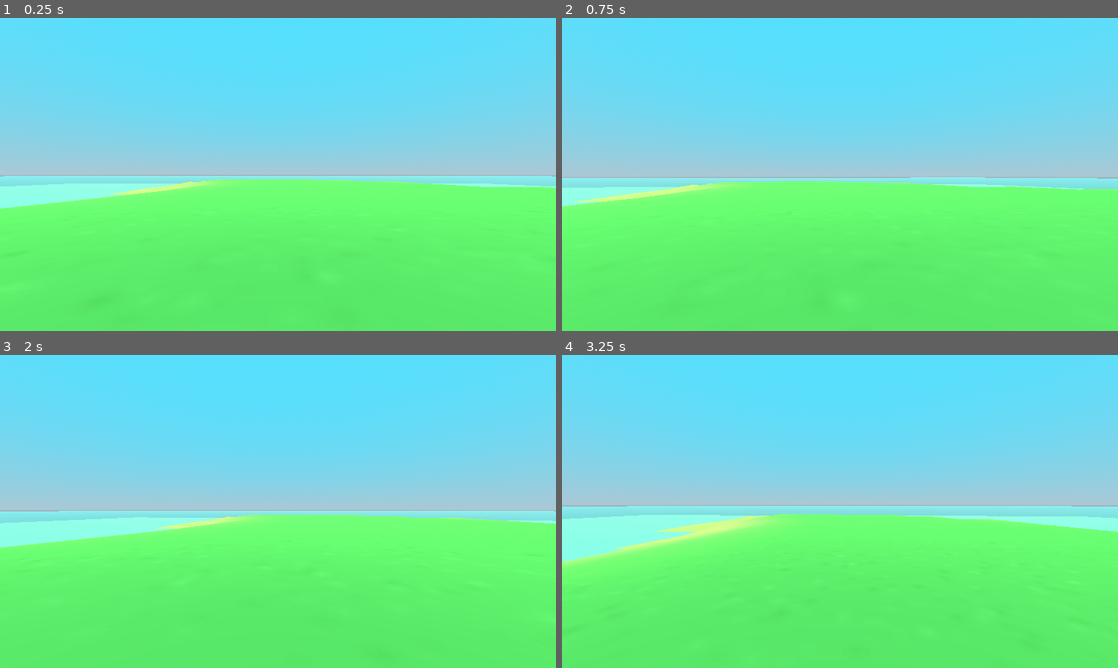
Above: before the commit, frames 1-4 (two rows, left to right).
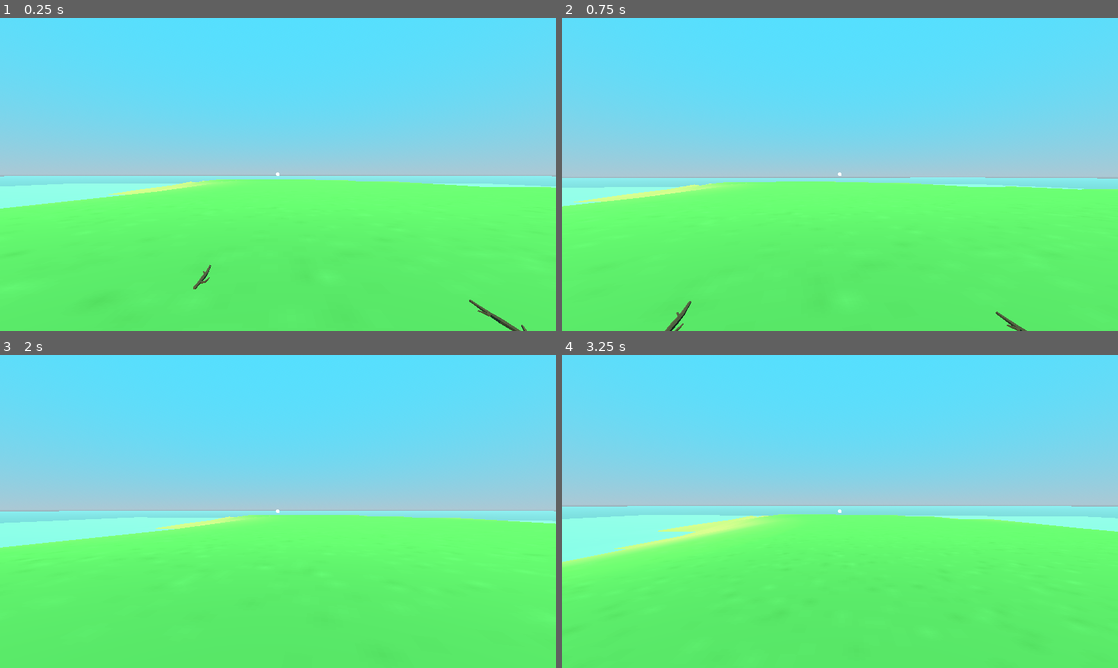
Above: after the commit, the same moments.

Repository: JulioEvencio/study-3d-godot
Game: Godot game, scene res://scenes/scenarios/island.tscn
Two runs of this game, one before a commit and one after it. Both use one fixed random seed, a clock stepped at 60 frames per second and the inputs below.
Inputs (mouse positions are in pixels of both pictures, inside the frame that each line leads up to):
- Up to frame 1 (0.25 s): no input
- Up to frame 2 (0.75 s): tap Enter at 0.5 s; move the mouse to (867, 174) at 0.52 s; hold W (move_forward) from 0.53 s (still down); tap E (interact) at 0.6 s
- Up to frame 3 (2 s): keep holding W (move_forward); tap Space (jump) at 0.77, 1.52 s; move the mouse to (250, 511) at 1.27 s; tap E (interact) at 1.35 s
- Up to frame 4 (3.25 s): keep holding W (move_forward); move the mouse to (851, 505) at 2.02 s; hold Shift (sprint) 2.03-2.78 s; tap E (interact) at 2.3, 2.85 s; move the mouse to (834, 517) at 2.77 s; tap Space (jump) at 3.02 s

The runs differ from the first frame. In frame 1, 0.2% of the frame differs, in the area x 34-95%, y 49-100%; in frame 2, 0.2%; in frame 3, less than 0.1%; in frame 4, less than 0.1%.

Commit message:
refactor: system for collect itens

Diff:
--- a/Study 3D Godot/project.godot
+++ b/Study 3D Godot/project.godot
@@ -15,10 +15,6 @@
 config/features=PackedStringArray("4.2", "Forward Plus")
 config/icon="res://icon.svg"
 
-[autoload]
-
-EventSystem="*res://old/scripts/event_system.gd"
-
 [display]
 
 window/size/viewport_width=1920
@@ -26,6 +22,10 @@
 window/size/mode=3
 window/stretch/mode="canvas_items"
 window/stretch/aspect="expand"
+
+[filesystem]
+
+import/blender/enabled=false
 
 [input]
 
@@ -72,7 +72,7 @@
 
 [layer_names]
 
-3d_physics/layer_1="ground"
-3d_physics/layer_2="player"
-3d_physics/layer_3="mob"
-3d_physics/layer_4="interactable"
+3d_physics/layer_1="player"
+3d_physics/layer_2="tiles"
+3d_physics/layer_3="objects"
+3d_physics/layer_4="mobs"
--- a/Study 3D Godot/scenes/entities/player.tscn
+++ b/Study 3D Godot/scenes/entities/player.tscn
@@ -1,13 +1,50 @@
-[gd_scene load_steps=3 format=3 uid="uid://dg1hmf8ke5qbb"]
+[gd_scene load_steps=4 format=3 uid="uid://dg1hmf8ke5qbb"]
 
 [ext_resource type="Script" path="res://scripts/entities/player.gd" id="1_055br"]
+[ext_resource type="Texture2D" uid="uid://drng0ft227rvu" path="res://assets/textures/circle32.png" id="2_epr2e"]
 
 [sub_resource type="CapsuleShape3D" id="CapsuleShape3D_p83k8"]
 radius = 0.25
 height = 1.8
 
 [node name="Player" type="CharacterBody3D"]
+collision_mask = 2
 script = ExtResource("1_055br")
+
+[node name="HUD" type="CanvasLayer" parent="."]
+
+[node name="TextureRect" type="TextureRect" parent="HUD"]
+anchors_preset = 8
+anchor_left = 0.5
+anchor_top = 0.5
+anchor_right = 0.5
+anchor_bottom = 0.5
+offset_left = -7.0
+offset_top = -7.0
+offset_right = 25.0
+offset_bottom = 25.0
+grow_horizontal = 2
+grow_vertical = 2
+scale = Vector2(0.4, 0.4)
+texture = ExtResource("2_epr2e")
+
+[node name="Label" type="Label" parent="HUD"]
+custom_minimum_size = Vector2(200, 50)
+anchors_preset = 8
+anchor_left = 0.5
+anchor_top = 0.5
+anchor_right = 0.5
+anchor_bottom = 0.5
+offset_left = -100.0
+offset_top = 25.0
+offset_right = 100.0
+offset_bottom = 75.0
+grow_horizontal = 2
+grow_vertical = 2
+theme_override_font_sizes/font_size = 30
+text = "Object Name"
+horizontal_alignment = 1
+vertical_alignment = 1
 
 [node name="CollisionShape3D" type="CollisionShape3D" parent="."]
 transform = Transform3D(1, 0, 0, 0, 1, 0, 0, 0, 1, 0, 0.9, 0)
@@ -20,3 +57,5 @@
 
 [node name="RayCast3D" type="RayCast3D" parent="Head"]
 target_position = Vector3(0, 0, -2)
+collision_mask = 4
+collide_with_areas = true
--- /dev/null
+++ b/Study 3D Godot/scenes/objects/object.tscn
@@ -0,0 +1,14 @@
+[gd_scene load_steps=3 format=3 uid="uid://k652137xj8ay"]
+
+[ext_resource type="Script" path="res://scripts/objects/object.gd" id="1_pm3o7"]
+
+[sub_resource type="BoxShape3D" id="BoxShape3D_7sncr"]
+size = Vector3(0.201111, 0.0692139, 0.661774)
+
+[node name="Object" type="StaticBody3D"]
+collision_layer = 4
+collision_mask = 0
+script = ExtResource("1_pm3o7")
+
+[node name="CollisionShape3D" type="CollisionShape3D" parent="."]
+shape = SubResource("BoxShape3D_7sncr")
--- /dev/null
+++ b/Study 3D Godot/scenes/objects/stick.tscn
@@ -0,0 +1,10 @@
+[gd_scene load_steps=4 format=3 uid="uid://c2wotv7ahcfua"]
+
+[ext_resource type="PackedScene" uid="uid://k652137xj8ay" path="res://scenes/objects/object.tscn" id="1_dx27u"]
+[ext_resource type="PackedScene" uid="uid://ojg0nfbeok1d" path="res://assets/meshes/stick.tscn" id="1_fpyi5"]
+[ext_resource type="Script" path="res://scripts/objects/stick.gd" id="2_4y7jp"]
+
+[node name="Stick" instance=ExtResource("1_dx27u")]
+script = ExtResource("2_4y7jp")
+
+[node name="Stick" parent="." index="0" instance=ExtResource("1_fpyi5")]
--- a/Study 3D Godot/scenes/scenarios/island.tscn
+++ b/Study 3D Godot/scenes/scenarios/island.tscn
@@ -1,7 +1,8 @@
-[gd_scene load_steps=10 format=3 uid="uid://b1h1wxv5xcif5"]
+[gd_scene load_steps=11 format=3 uid="uid://b1h1wxv5xcif5"]
 
 [ext_resource type="PackedScene" uid="uid://3kacb0r2lydf" path="res://assets/meshes/terrain.tscn" id="1_1q5iw"]
 [ext_resource type="Script" path="res://scripts/scenarios/island.gd" id="1_5g7r3"]
+[ext_resource type="PackedScene" uid="uid://c2wotv7ahcfua" path="res://scenes/objects/stick.tscn" id="4_5rcts"]
 [ext_resource type="PackedScene" uid="uid://dg1hmf8ke5qbb" path="res://scenes/entities/player.tscn" id="4_iox55"]
 
 [sub_resource type="ProceduralSkyMaterial" id="ProceduralSkyMaterial_0jc3h"]
@@ -32,23 +33,47 @@
 [node name="Island" type="Node"]
 script = ExtResource("1_5g7r3")
 
+[node name="HUD" type="CanvasLayer" parent="."]
+
 [node name="WorldEnvironment" type="WorldEnvironment" parent="."]
 environment = SubResource("Environment_3onec")
 
-[node name="DirectionalLight3D" type="DirectionalLight3D" parent="."]
+[node name="Node3D" type="Node3D" parent="."]
+
+[node name="DirectionalLight3D" type="DirectionalLight3D" parent="Node3D"]
 transform = Transform3D(1, 0, 0, 0, 0.86741, 0.497595, 0, -0.497595, 0.86741, 0, 0, 0)
 light_color = Color(0.996078, 1, 0.729412, 1)
 shadow_enabled = true
 
-[node name="Terrain" parent="." instance=ExtResource("1_1q5iw")]
+[node name="Tiles" type="Node3D" parent="Node3D"]
 
-[node name="StaticBody3D" type="StaticBody3D" parent="Terrain"]
+[node name="Terrain" parent="Node3D/Tiles" instance=ExtResource("1_1q5iw")]
 
-[node name="CollisionShape3D" type="CollisionShape3D" parent="Terrain/StaticBody3D"]
+[node name="StaticBody3D" type="StaticBody3D" parent="Node3D/Tiles/Terrain"]
+collision_layer = 2
+collision_mask = 0
+
+[node name="CollisionShape3D" type="CollisionShape3D" parent="Node3D/Tiles/Terrain/StaticBody3D"]
 shape = SubResource("ConcavePolygonShape3D_2081c")
 
-[node name="Water" type="MeshInstance3D" parent="."]
+[node name="Water" type="MeshInstance3D" parent="Node3D/Tiles"]
 transform = Transform3D(1, 0, 0, 0, 1, 0, 0, 0, 1, 0, -4.79272, 0)
 mesh = SubResource("PlaneMesh_kiflu")
+skeleton = NodePath("../../..")
 
-[node name="Player" parent="." instance=ExtResource("4_iox55")]
+[node name="Entities" type="Node3D" parent="Node3D"]
+
+[node name="Player" parent="Node3D/Entities" instance=ExtResource("4_iox55")]
+
+[node name="Objects" type="Node3D" parent="Node3D"]
+
+[node name="Sticks" type="Node3D" parent="Node3D/Objects"]
+
+[node name="Stick" parent="Node3D/Objects/Sticks" instance=ExtResource("4_5rcts")]
+transform = Transform3D(1, 0, 0, 0, 1, 0, 0, 0, 1, -1.1146, 0, -3.06872)
+
+[node name="Stick2" parent="Node3D/Objects/Sticks" instance=ExtResource("4_5rcts")]
+transform = Transform3D(1, 0, 0, 0, 1, 0, 0, 0, 1, -2.81155, 0, 3.23494)
+
+[node name="Stick3" parent="Node3D/Objects/Sticks" instance=ExtResource("4_5rcts")]
+transform = Transform3D(1, 0, 0, 0, 1, 0, 0, 0, 1, 2.32997, 0, -2.12955)
--- a/Study 3D Godot/scripts/entities/player.gd
+++ b/Study 3D Godot/scripts/entities/player.gd
@@ -3,6 +3,7 @@
 
 @onready var _head : Node3D = get_node("Head")
 @onready var _ray_cast_3D : RayCast3D = get_node("Head/RayCast3D")
+@onready var _label : Label = get_node("HUD/Label")
 
 var _base_speed : float = 3.0
 var _sprint_speed : float = 5.0
@@ -43,4 +44,10 @@
 	move_and_slide()
 
 func _check_interaction() -> void:
-	pass
+	if _ray_cast_3D.is_colliding():
+		var object = _ray_cast_3D.get_collider()
+		_label.text = object.get_object_type()
+		if Input.is_action_just_pressed("interact"):
+			object.queue_free()
+	else:
+		_label.text = ""
--- /dev/null
+++ b/Study 3D Godot/scripts/objects/object.gd
@@ -0,0 +1,7 @@
+extends Node3D
+class_name CustomObject
+
+var _object_type : String = "Object"
+
+func get_object_type() -> String:
+	return _object_type
--- /dev/null
+++ b/Study 3D Godot/scripts/objects/stick.gd
@@ -0,0 +1,4 @@
+extends CustomObject
+
+func _ready() -> void:
+	_object_type = "Stick"
